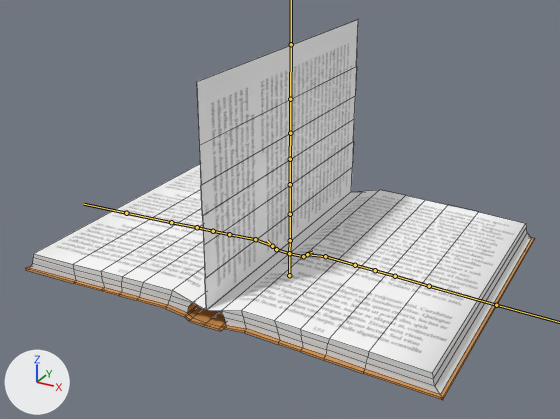
The FBX model care-up/Assets/Resources_moved/Models/OpenedBook.fbx, before and after one commit.
Camera for both pictures: a camera (50 mm lens) standing at (0.244, -0.458, 0.264) and looking at (0.001, -0.017, 0.044). The axes (+X, +Y, +Z) are drawn at lower left. The lights are the same throughout. The bones that bend it are drawn over the model as lines. Mesh edges are drawn as thin lines.

In view in the first picture: 'Book', 'BookPage'.
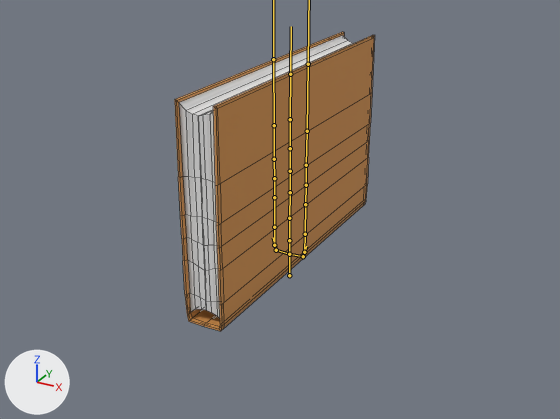
The newer file adds an action. The first version stands in its rest pose; the second is drawn at frame 1 of the action 'BookArmature|_Book_Opening_L_OldMaleDarkSkinned_OxygenThroughCannula.blend'.

Location of each change, [x1, y1, x2, y2] in pixels of the pictures (560 x 419 px):
'Book', posed (61% narrower, 27% taller)
    before: [25, 164, 535, 400]
    after: [175, 32, 375, 331]
'BookPage', posed (not visible afterwards)
    before: [196, 19, 358, 310]
bone 'b2.l', root to tip
    before: (276, 249) to (267, 240)
    after: (276, 250) to (273, 237)
bone 'b3.l', root to tip
    before: (272, 246) to (255, 239)
    after: (274, 245) to (274, 227)
bone 'b4.l', root to tip
    before: (255, 239) to (229, 234)
    after: (274, 227) to (274, 197)
bone 'b2.r', root to tip
    before: (303, 256) to (313, 251)
    after: (303, 256) to (306, 246)
bone 'b3.r', root to tip
    before: (307, 254) to (325, 256)
    after: (304, 252) to (305, 234)
bone 'b4.r', root to tip
    before: (325, 256) to (355, 265)
    after: (305, 234) to (305, 204)
bone 'm1', root to tip
    before: (290, 240) to (290, 214)
    after: (289, 240) to (289, 218)

The change, as a diff of the scene's bpy script:
```diff
--- a/care-up/Assets/Resources_moved/Models/OpenedBook.fbx.py
+++ b/care-up/Assets/Resources_moved/Models/OpenedBook.fbx.py
@@ bone_b2_l @@
 bone_b2_l = bpy.data.objects['BookArmature'].pose.bones['b2.l']  # child of 'b1.l'
-bone_b2_l.rotation_quaternion = (1.0, 0.0, 0.0, 0.0)  # degrees (0, 0, 0)
+bone_b2_l.rotation_quaternion = (0.949, 0.0, 0.0, -0.317)  # degrees (0, 0, -37)
@@ bone_b3_l @@
 bone_b3_l = bpy.data.objects['BookArmature'].pose.bones['b3.l']  # child of 'b2.l'
-bone_b3_l.rotation_quaternion = (1.0, 0.0, 0.0, 0.0)  # degrees (0, 0, 0)
+bone_b3_l.rotation_quaternion = (0.923, 0.0, 0.0, -0.386)  # degrees (0, 0, -45)
@@ bone_b4_l @@
 bone_b4_l = bpy.data.objects['BookArmature'].pose.bones['b4.l']  # child of 'b3.l'
-bone_b4_l.rotation_quaternion = (1.0, 0.0, 0.0, 0.0)  # degrees (0, 0, 0)
+bone_b4_l.rotation_quaternion = (0.996, 0.0, 0.0, -0.084)  # degrees (0, 0, -10)
@@ bone_b2_r @@
 bone_b2_r = bpy.data.objects['BookArmature'].pose.bones['b2.r']  # child of 'b1.r'
-bone_b2_r.rotation_quaternion = (1.0, 0.0, 0.0, 0.0)  # degrees (0, 0, 0)
+bone_b2_r.rotation_quaternion = (0.949, 0.0, 0.0, 0.317)  # degrees (0, 0, 37)
@@ bone_b3_r @@
 bone_b3_r = bpy.data.objects['BookArmature'].pose.bones['b3.r']  # child of 'b2.r'
-bone_b3_r.rotation_quaternion = (1.0, 0.0, 0.0, 0.0)  # degrees (0, 0, 0)
+bone_b3_r.rotation_quaternion = (0.923, 0.0, 0.0, 0.386)  # degrees (0, 0, 45)
@@ bone_b4_r @@
 bone_b4_r = bpy.data.objects['BookArmature'].pose.bones['b4.r']  # child of 'b3.r'
-bone_b4_r.rotation_quaternion = (1.0, 0.0, 0.0, 0.0)  # degrees (0, 0, 0)
+bone_b4_r.rotation_quaternion = (0.996, 0.0, 0.0, 0.084)  # degrees (0, 0, 10)
@@ bone_m1 @@
 bone_m1 = bpy.data.objects['BookArmature'].pose.bones['m1']  # child of 'm0'
-bone_m1.scale = (1.0, 1.0, 1.0)
+bone_m1.scale = (1.0, 0.86, 1.0)
```
